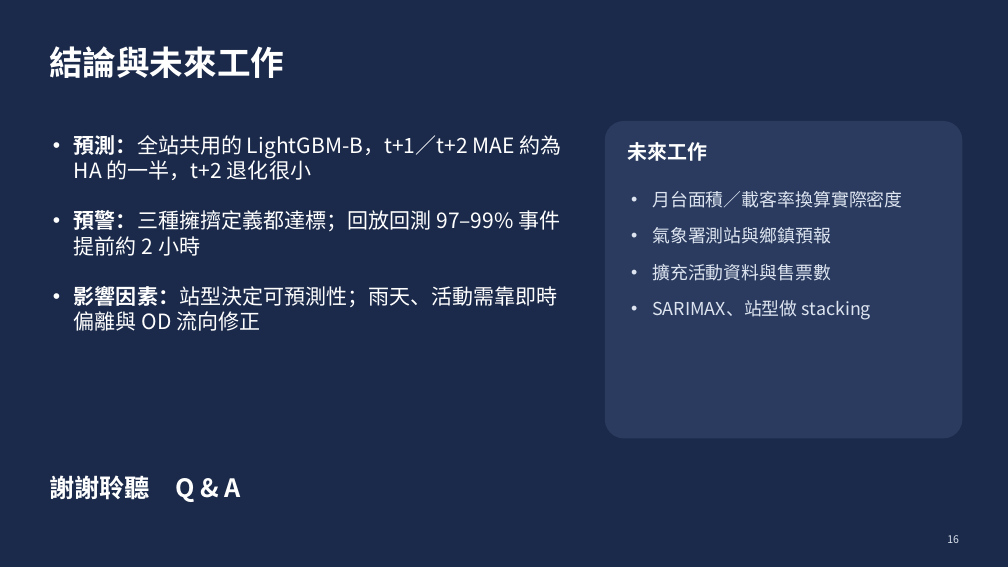
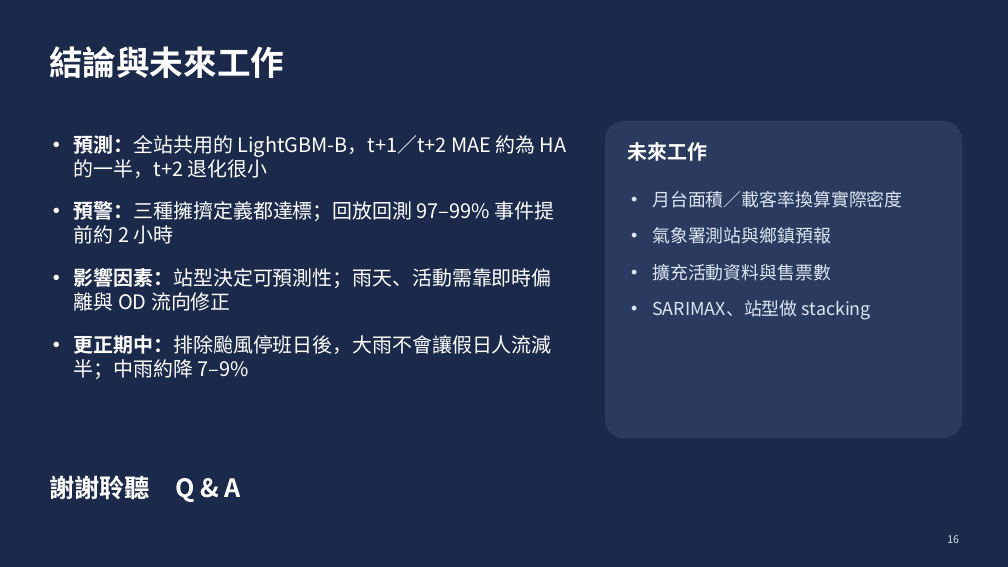
Before and after one commit to ChiJiun/taipei-mrt-crowd-forecast, a slide deck: slide 16 of report/slides.pptx. Drawn at 1008x567 pixels with LibreOffice and Linux fonts; fonts in the diff are those of the drawing. Boxes give left, top, right and bottom in pixels: in the first picture for what was removed or moved away, otherwise in the second. Text is boxed around its words. In the diff, an @@ line names an element or a change of style, - is before the commit and + after.

```diff
--- a/report/slides.pptx
+++ b/report/slides.pptx
@@ text at box(74, 135, 567, 311): size 20 to 19 pt in "預測：全站共用的 LightGBM-B，t+1／t+2 MAE 約為 HA 的一半，t+2 退化很小", "預警：三種擁擠定義都達標；回放回測 97–99% 事件提前約 2 小時", "影響因素：站型決定可預測性；雨天、活動需靠即時偏離與 OD 流向修正"; less space between paragraphs @@
@@ text at box(74, 335, 552, 379): paragraph added @@
+• 更正期中：排除颱風停班日後，大雨不會讓假日人流減半；中雨約降 7–9%
```
Also in this commit, not shown: 3 other slides changed, 5 other files.
